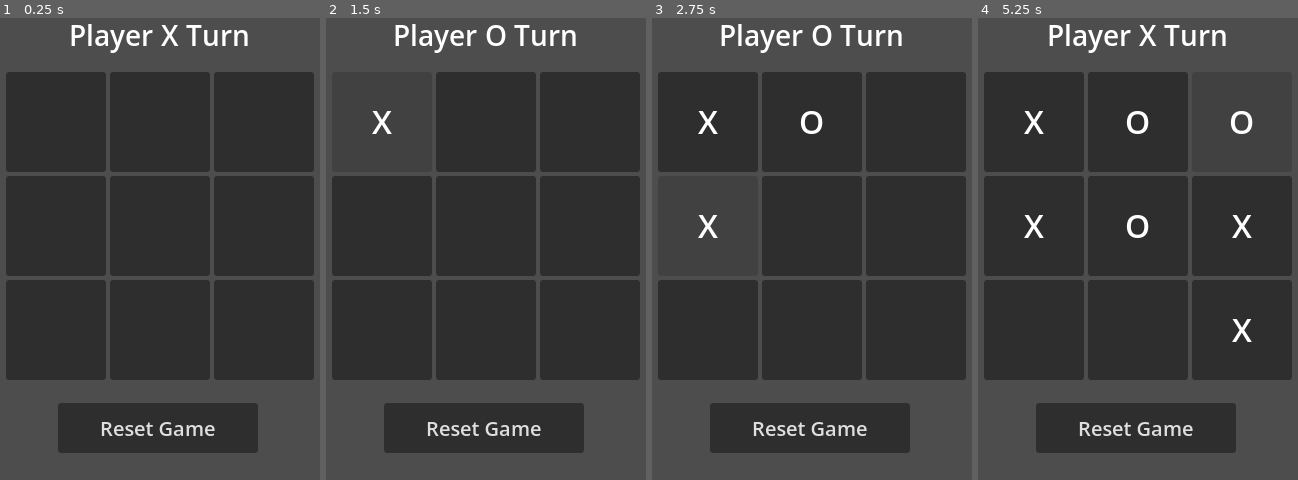
Above: before the commit, frames 1-4 (left to right).
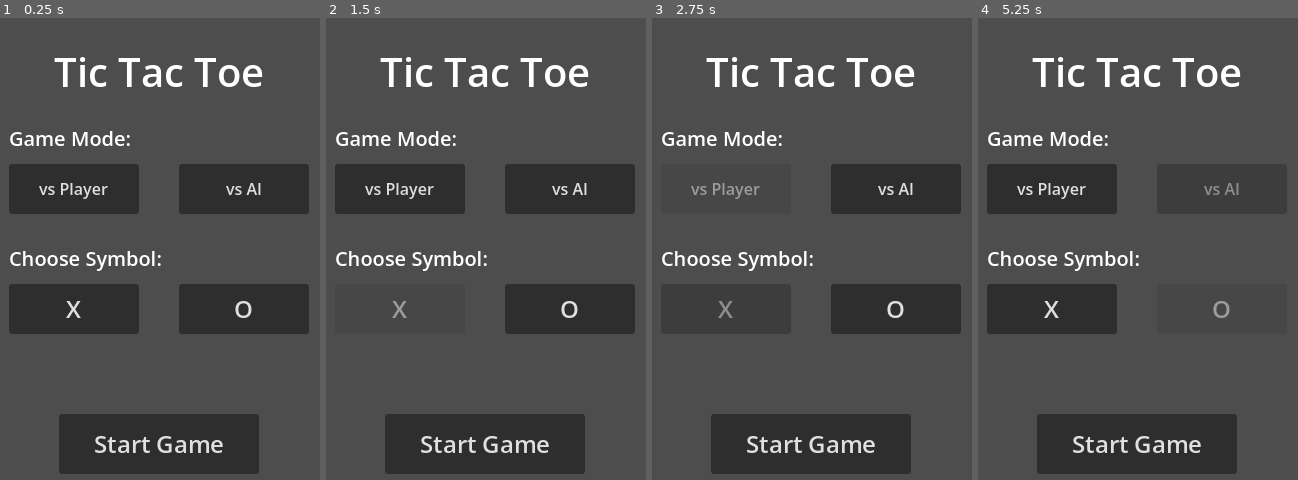
Above: after the commit, the same moments.

Repository: zwiktor/bbb-tic-tac-toe
Game: Godot game, scene res://scenes/Main scene.tscn
Two runs of this game, one before a commit and one after it. Both use one fixed random seed, a clock stepped at 60 frames per second and the inputs below. Before the commit the project starts from res://scenes/main_scene.tscn.
Inputs (mouse positions are in pixels of both pictures, inside the frame that each line leads up to):
- Up to frame 1 (0.25 s): no input
- Up to frame 2 (1.5 s): click (383, 124) at 0.52 s; click "X" at 1.25 s
- Up to frame 3 (2.75 s): click (725, 188) at 2 s, where only the run after the commit has a clickable "vs Player"
- Up to frame 4 (5.25 s): click "O" at 2.75 s; click (1221, 188) at 3.5 s, where only the run after the commit has a clickable "vs AI"; click (1240, 124) at 4.27 s; click "O" at 5 s

The runs differ from the first frame. In frame 1, 53% of the frame differs, in the area x 1-99%, y 1-99%; in frame 2, 52%; in frame 3, 50%; in frame 4, 51%.

Commit message:
feat: add menu and diffrent

Diff:
--- a/project.godot
+++ b/project.godot
@@ -11,7 +11,7 @@
 [application]
 
 config/name="Kołko i Krzyżyk"
-run/main_scene="uid://cw2otbexxx1ns"
+run/main_scene="uid://ulb1vyxc5efd"
 config/features=PackedStringArray("4.6", "GL Compatibility")
 config/icon="res://icon.svg"
 
--- /dev/null
+++ b/scenes/Main scene.tscn
@@ -0,0 +1,236 @@
+[gd_scene format=3 uid="uid://ulb1vyxc5efd"]
+
+[ext_resource type="Script" uid="uid://cnnmkujj8718m" path="res://scripts/board.gd" id="1_5u3o4"]
+
+[node name="Main scene" type="Control" unique_id=929944705]
+layout_mode = 3
+anchors_preset = 0
+offset_right = 400.0
+offset_bottom = 600.0
+script = ExtResource("1_5u3o4")
+
+[node name="MenuContainer" type="Control" parent="." unique_id=26246788]
+anchors_preset = 0
+offset_right = 400.0
+offset_bottom = 600.0
+
+[node name="TitleLabel" type="Label" parent="MenuContainer" unique_id=3847569]
+layout_mode = 0
+offset_left = 50.0
+offset_top = 50.0
+offset_right = 350.0
+offset_bottom = 100.0
+theme_override_font_sizes/font_size = 40
+text = "Tic Tac Toe"
+horizontal_alignment = 1
+
+[node name="ModeLabel" type="Label" parent="MenuContainer" unique_id=5832741]
+layout_mode = 0
+offset_left = 50.0
+offset_top = 130.0
+offset_right = 350.0
+offset_bottom = 160.0
+theme_override_font_sizes/font_size = 20
+text = "Game Mode:"
+
+[node name="ModeVsPlayerBtn" type="Button" parent="MenuContainer" unique_id=2948561]
+layout_mode = 0
+offset_left = 50.0
+offset_top = 170.0
+offset_right = 180.0
+offset_bottom = 220.0
+text = "vs Player"
+
+[node name="ModeVsAIBtn" type="Button" parent="MenuContainer" unique_id=5173956]
+layout_mode = 0
+offset_left = 220.0
+offset_top = 170.0
+offset_right = 350.0
+offset_bottom = 220.0
+text = "vs AI"
+
+[node name="SymbolLabel" type="Label" parent="MenuContainer" unique_id=1294837]
+layout_mode = 0
+offset_left = 50.0
+offset_top = 250.0
+offset_right = 350.0
+offset_bottom = 280.0
+theme_override_font_sizes/font_size = 20
+text = "Choose Symbol:"
+
+[node name="SymbolXBtn" type="Button" parent="MenuContainer" unique_id=3859402]
+layout_mode = 0
+offset_left = 50.0
+offset_top = 290.0
+offset_right = 180.0
+offset_bottom = 340.0
+theme_override_font_sizes/font_size = 24
+text = "X"
+
+[node name="SymbolOBtn" type="Button" parent="MenuContainer" unique_id=4729183]
+layout_mode = 0
+offset_left = 220.0
+offset_top = 290.0
+offset_right = 350.0
+offset_bottom = 340.0
+theme_override_font_sizes/font_size = 24
+text = "O"
+
+[node name="StartBtn" type="Button" parent="MenuContainer" unique_id=6284615]
+layout_mode = 0
+offset_left = 100.0
+offset_top = 420.0
+offset_right = 300.0
+offset_bottom = 480.0
+theme_override_font_sizes/font_size = 24
+text = "Start Game"
+
+[node name="GameContainer" type="Control" parent="." unique_id=443020082]
+visible = false
+anchors_preset = 0
+offset_right = 400.0
+offset_bottom = 600.0
+
+[node name="StatusLabel" type="Label" parent="GameContainer" unique_id=918491488]
+layout_mode = 0
+offset_left = 49.0
+offset_top = 22.0
+offset_right = 352.0
+offset_bottom = 62.0
+theme_override_font_sizes/font_size = 28
+text = "X's Turn"
+horizontal_alignment = 1
+
+[node name="GridContainer" type="GridContainer" parent="GameContainer" unique_id=1129811130]
+layout_mode = 0
+offset_left = 47.0
+offset_top = 78.0
+offset_right = 355.0
+offset_bottom = 386.0
+columns = 3
+
+[node name="Button" type="Button" parent="GameContainer/GridContainer" unique_id=480887271]
+custom_minimum_size = Vector2(100, 100)
+layout_mode = 2
+
+[node name="Label" type="Label" parent="GameContainer/GridContainer/Button" unique_id=1589623973]
+layout_mode = 1
+anchors_preset = -1
+offset_right = 100.0
+offset_bottom = 100.0
+theme_override_font_sizes/font_size = 32
+horizontal_alignment = 1
+vertical_alignment = 1
+
+[node name="Button2" type="Button" parent="GameContainer/GridContainer" unique_id=1191213472]
+custom_minimum_size = Vector2(100, 100)
+layout_mode = 2
+
+[node name="Label" type="Label" parent="GameContainer/GridContainer/Button2" unique_id=1132417518]
+layout_mode = 1
+anchors_preset = -1
+offset_right = 100.0
+offset_bottom = 100.0
+theme_override_font_sizes/font_size = 32
+horizontal_alignment = 1
+vertical_alignment = 1
+
+[node name="Button3" type="Button" parent="GameContainer/GridContainer" unique_id=1459478080]
+custom_minimum_size = Vector2(100, 100)
+layout_mode = 2
+
+[node name="Label" type="Label" parent="GameContainer/GridContainer/Button3" unique_id=348360279]
+layout_mode = 1
+anchors_preset = -1
+offset_right = 100.0
+offset_bottom = 100.0
+theme_override_font_sizes/font_size = 32
+horizontal_alignment = 1
+vertical_alignment = 1
+
+[node name="Button4" type="Button" parent="GameContainer/GridContainer" unique_id=1411204669]
+custom_minimum_size = Vector2(100, 100)
+layout_mode = 2
+
+[node name="Label" type="Label" parent="GameContainer/GridContainer/Button4" unique_id=1236056747]
+layout_mode = 1
+anchors_preset = -1
+offset_right = 100.0
+offset_bottom = 100.0
+theme_override_font_sizes/font_size = 32
+horizontal_alignment = 1
+vertical_alignment = 1
+
+[node name="Button5" type="Button" parent="GameContainer/GridContainer" unique_id=507903952]
+custom_minimum_size = Vector2(100, 100)
+layout_mode = 2
+
+[node name="Label" type="Label" parent="GameContainer/GridContainer/Button5" unique_id=1523079959]
+layout_mode = 1
+anchors_preset = -1
+offset_right = 100.0
+offset_bottom = 100.0
+theme_override_font_sizes/font_size = 32
+horizontal_alignment = 1
+vertical_alignment = 1
+
+[node name="Button6" type="Button" parent="GameContainer/GridContainer" unique_id=1871272337]
+custom_minimum_size = Vector2(100, 100)
+layout_mode = 2
+
+[node name="Label" type="Label" parent="GameContainer/GridContainer/Button6" unique_id=790711008]
+layout_mode = 1
+anchors_preset = -1
+offset_right = 100.0
+offset_bottom = 100.0
+theme_override_font_sizes/font_size = 32
+horizontal_alignment = 1
+vertical_alignment = 1
+
+[node name="Button7" type="Button" parent="GameContainer/GridContainer" unique_id=276860037]
+custom_minimum_size = Vector2(100, 100)
+layout_mode = 2
+
+[node name="Label" type="Label" parent="GameContainer/GridContainer/Button7" unique_id=1853044428]
+layout_mode = 1
+anchors_preset = -1
+offset_right = 100.0
+offset_bottom = 100.0
+theme_override_font_sizes/font_size = 32
+horizontal_alignment = 1
+vertical_alignment = 1
+
+[node name="Button8" type="Button" parent="GameContainer/GridContainer" unique_id=593756737]
+custom_minimum_size = Vector2(100, 100)
+layout_mode = 2
+
+[node name="Label" type="Label" parent="GameContainer/GridContainer/Button8" unique_id=213245958]
+layout_mode = 1
+anchors_preset = -1
+offset_right = 100.0
+offset_bottom = 100.0
+theme_override_font_sizes/font_size = 32
+horizontal_alignment = 1
+vertical_alignment = 1
+
+[node name="Button9" type="Button" parent="GameContainer/GridContainer" unique_id=878524233]
+custom_minimum_size = Vector2(100, 100)
+layout_mode = 2
+
+[node name="Label" type="Label" parent="GameContainer/GridContainer/Button9" unique_id=710550163]
+layout_mode = 1
+anchors_preset = -1
+offset_right = 100.0
+offset_bottom = 100.0
+theme_override_font_sizes/font_size = 32
+horizontal_alignment = 1
+vertical_alignment = 1
+
+[node name="ResetButton" type="Button" parent="GameContainer" unique_id=1170855359]
+layout_mode = 0
+offset_left = 99.0
+offset_top = 409.0
+offset_right = 299.0
+offset_bottom = 459.0
+theme_override_font_sizes/font_size = 20
+text = "Reset Game"
--- a/scenes/main_scene.tscn
+++ /dev/null
@@ -1,147 +0,0 @@
-[gd_scene format=3 uid="uid://cw2otbexxx1ns"]
-
-[ext_resource type="Script" uid="uid://cnnmkujj8718m" path="res://scripts/board.gd" id="1_w2twt"]
-
-[node name="Main scene" type="Node2D" unique_id=637186126]
-script = ExtResource("1_w2twt")
-
-[node name="StatusLabel" type="Label" parent="." unique_id=2051427835]
-offset_left = 49.0
-offset_top = 22.0
-offset_right = 352.0
-offset_bottom = 62.0
-theme_override_font_sizes/font_size = 28
-text = "X's Turn"
-horizontal_alignment = 1
-
-[node name="GridContainer" type="GridContainer" parent="." unique_id=637636817]
-offset_left = 47.0
-offset_top = 78.0
-offset_right = 355.0
-offset_bottom = 386.0
-columns = 3
-
-[node name="Button" type="Button" parent="GridContainer" unique_id=1431666873]
-custom_minimum_size = Vector2(100, 100)
-layout_mode = 2
-
-[node name="Label" type="Label" parent="GridContainer/Button" unique_id=244756550]
-layout_mode = 1
-anchors_preset = -1
-offset_right = 100.0
-offset_bottom = 100.0
-theme_override_font_sizes/font_size = 32
-horizontal_alignment = 1
-vertical_alignment = 1
-
-[node name="Button2" type="Button" parent="GridContainer" unique_id=1490617925]
-custom_minimum_size = Vector2(100, 100)
-layout_mode = 2
-
-[node name="Label" type="Label" parent="GridContainer/Button2" unique_id=464791961]
-layout_mode = 1
-anchors_preset = -1
-offset_right = 100.0
-offset_bottom = 100.0
-theme_override_font_sizes/font_size = 32
-horizontal_alignment = 1
-vertical_alignment = 1
-
-[node name="Button3" type="Button" parent="GridContainer" unique_id=449375042]
-custom_minimum_size = Vector2(100, 100)
-layout_mode = 2
-
-[node name="Label" type="Label" parent="GridContainer/Button3" unique_id=1384242698]
-layout_mode = 1
-anchors_preset = -1
-offset_right = 100.0
-offset_bottom = 100.0
-theme_override_font_sizes/font_size = 32
-horizontal_alignment = 1
-vertical_alignment = 1
-
-[node name="Button4" type="Button" parent="GridContainer" unique_id=1915611704]
-custom_minimum_size = Vector2(100, 100)
-layout_mode = 2
-
-[node name="Label" type="Label" parent="GridContainer/Button4" unique_id=1790923714]
-layout_mode = 1
-anchors_preset = -1
-offset_right = 100.0
-offset_bottom = 100.0
-theme_override_font_sizes/font_size = 32
-horizontal_alignment = 1
-vertical_alignment = 1
-
-[node name="Button5" type="Button" parent="GridContainer" unique_id=1545113224]
-custom_minimum_size = Vector2(100, 100)
-layout_mode = 2
-
-[node name="Label" type="Label" parent="GridContainer/Button5" unique_id=208257308]
-layout_mode = 1
-anchors_preset = -1
-offset_right = 100.0
-offset_bottom = 100.0
-theme_override_font_sizes/font_size = 32
-horizontal_alignment = 1
-vertical_alignment = 1
-
-[node name="Button6" type="Button" parent="GridContainer" unique_id=1477376787]
-custom_minimum_size = Vector2(100, 100)
-layout_mode = 2
-
-[node name="Label" type="Label" parent="GridContainer/Button6" unique_id=431068773]
-layout_mode = 1
-anchors_preset = -1
-offset_right = 100.0
-offset_bottom = 100.0
-theme_override_font_sizes/font_size = 32
-horizontal_alignment = 1
-vertical_alignment = 1
-
-[node name="Button7" type="Button" parent="GridContainer" unique_id=1271242570]
-custom_minimum_size = Vector2(100, 100)
-layout_mode = 2
-
-[node name="Label" type="Label" parent="GridContainer/Button7" unique_id=142300443]
-layout_mode = 1
-anchors_preset = -1
-offset_right = 100.0
-offset_bottom = 100.0
-theme_override_font_sizes/font_size = 32
-horizontal_alignment = 1
-vertical_alignment = 1
-
-[node name="Button8" type="Button" parent="GridContainer" unique_id=1788071232]
-custom_minimum_size = Vector2(100, 100)
-layout_mode = 2
-
-[node name="Label" type="Label" parent="GridContainer/Button8" unique_id=1440000105]
-layout_mode = 1
-anchors_preset = -1
-offset_right = 100.0
-offset_bottom = 100.0
-theme_override_font_sizes/font_size = 32
-horizontal_alignment = 1
-vertical_alignment = 1
-
-[node name="Button9" type="Button" parent="GridContainer" unique_id=291643085]
-custom_minimum_size = Vector2(100, 100)
-layout_mode = 2
-
-[node name="Label" type="Label" parent="GridContainer/Button9" unique_id=1774137527]
-layout_mode = 1
-anchors_preset = -1
-offset_right = 100.0
-offset_bottom = 100.0
-theme_override_font_sizes/font_size = 32
-horizontal_alignment = 1
-vertical_alignment = 1
-
-[node name="ResetButton" type="Button" parent="." unique_id=-1170399406]
-offset_left = 99.0
-offset_top = 409.0
-offset_right = 299.0
-offset_bottom = 459.0
-theme_override_font_sizes/font_size = 20
-text = "Reset Game"
--- a/scripts/board.gd
+++ b/scripts/board.gd
@@ -6,30 +6,85 @@
 var game_over: bool = false
 var ai_player = preload("res://scripts/ai_player.gd").new()
 
+# Ustawienia gry z menu
+var game_mode: String = "vs_ai"  # "vs_player" lub "vs_ai"
+var player_symbol: int = 1  # 1=X, 2=O (symbol gracza)
+var selected_mode: String = ""
+var selected_symbol: int = 0
+
 func _ready() -> void:
-	# Inicjalizuj planszę
-	reset_game()
-
-	# Połącz przyciski
+	# Ukryj GameContainer na start (menu vidoczne)
+	get_node("GameContainer").visible = false
+
+	# Połącz przyciski menu
+	get_node("MenuContainer/ModeVsPlayerBtn").pressed.connect(_on_mode_vs_player)
+	get_node("MenuContainer/ModeVsAIBtn").pressed.connect(_on_mode_vs_ai)
+	get_node("MenuContainer/SymbolXBtn").pressed.connect(_on_symbol_x)
+	get_node("MenuContainer/SymbolOBtn").pressed.connect(_on_symbol_o)
+	get_node("MenuContainer/StartBtn").pressed.connect(_on_start_game)
+
+	# Połącz przyciski gry (GameContainer)
 	for i in range(3):
 		for j in range(3):
 			var button_index = i * 3 + j
 			var button_name = "Button" if button_index == 0 else "Button%d" % (button_index + 1)
-			var button = get_node("GridContainer/%s" % button_name)
+			var button = get_node("GameContainer/GridContainer/%s" % button_name)
 			button.pressed.connect(_on_button_pressed.bindv([i, j]))
 
 	# Połącz reset button
-	var reset_btn = get_node("ResetButton")
+	var reset_btn = get_node("GameContainer/ResetButton")
 	reset_btn.pressed.connect(_on_reset_pressed)
 
-	update_ui()
+# Menu - Wybór trybu vs Player
+func _on_mode_vs_player() -> void:
+	selected_mode = "vs_player"
+	get_node("MenuContainer/ModeVsPlayerBtn").modulate.a = 0.5
+	get_node("MenuContainer/ModeVsAIBtn").modulate.a = 1.0
+
+# Menu - Wybór trybu vs AI
+func _on_mode_vs_ai() -> void:
+	selected_mode = "vs_ai"
+	get_node("MenuContainer/ModeVsAIBtn").modulate.a = 0.5
+	get_node("MenuContainer/ModeVsPlayerBtn").modulate.a = 1.0
+
+# Menu - Wybór symbolu X
+func _on_symbol_x() -> void:
+	selected_symbol = 1
+	get_node("MenuContainer/SymbolXBtn").modulate.a = 0.5
+	get_node("MenuContainer/SymbolOBtn").modulate.a = 1.0
+
+# Menu - Wybór symbolu O
+func _on_symbol_o() -> void:
+	selected_symbol = 2
+	get_node("MenuContainer/SymbolOBtn").modulate.a = 0.5
+	get_node("MenuContainer/SymbolXBtn").modulate.a = 1.0
+
+# Menu - Start gry
+func _on_start_game() -> void:
+	if selected_mode == "" or selected_symbol == 0:
+		return
+
+	game_mode = selected_mode
+	player_symbol = selected_symbol
+
+	# Ukryj menu, pokaż grę
+	get_node("MenuContainer").visible = false
+	get_node("GameContainer").visible = true
+
+	# Resetuj i zacznij grę
+	reset_game()
 
 func _process(delta: float) -> void:
 	pass
 
-# Obsługa kliknięcia przycisku
+# Obsługa kliknięcia przycisku gry
 func _on_button_pressed(x: int, y: int) -> void:
 	if game_over:
+		return
+
+	# W trybie vs_player, gracz może grać jako obecny gracz
+	# W trybie vs_ai, tylko gdy gracz ma swoją turę
+	if game_mode == "vs_ai" and current_player != player_symbol:
 		return
 
 	if make_move(x, y, current_player):
@@ -39,12 +94,12 @@
 		var winner = get_winner()
 		if winner != 0:
 			game_over = true
-			get_node("StatusLabel").text = "Player %s WINS!" % ("X" if winner == 1 else "O")
+			get_node("GameContainer/StatusLabel").text = "Player %s WINS!" % ("X" if winner == 1 else "O")
 			return
 
 		if is_draw():
 			game_over = true
-			get_node("StatusLabel").text = "It's a DRAW!"
+			get_node("GameContainer/StatusLabel").text = "It's a DRAW!"
 			return
 
 		# Zmiana gracza
@@ -52,8 +107,8 @@
 		update_ui()
 
 		# Jeśli AI ma zagrać
-		if current_player == 2:
-			await get_tree().create_timer(1).timeout
+		if game_mode == "vs_ai" and current_player != player_symbol:
+			await get_tree().create_timer(0.5).timeout
 			_ai_make_move()
 
 # AI wykonuje ruch
@@ -76,16 +131,16 @@
 		var winner = get_winner()
 		if winner != 0:
 			game_over = true
-			get_node("StatusLabel").text = "Player %s WINS!" % ("X" if winner == 1 else "O")
+			get_node("GameContainer/StatusLabel").text = "Player %s WINS!" % ("X" if winner == 1 else "O")
 			return
 
 		if is_draw():
 			game_over = true
-			get_node("StatusLabel").text = "It's a DRAW!"
+			get_node("GameContainer/StatusLabel").text = "It's a DRAW!"
 			return
 
 		# Zmiana gracza
-		current_player = 1
+		current_player = 2 if current_player == 1 else 1
 		update_ui()
 
 # Obsługa reset buttona
@@ -103,22 +158,26 @@
 		for j in range(3):
 			var button_index = i * 3 + j
 			var button_name = "Button" if button_index == 0 else "Button%d" % (button_index + 1)
-			var button = get_node("GridContainer/%s" % button_name)
+			var button = get_node("GameContainer/GridContainer/%s" % button_name)
 			if button.has_node("Label"):
 				button.get_node("Label").text = ""
 
 	update_ui()
+
+	# Jeśli AI zaczyna (gracz wybrał O)
+	if game_mode == "vs_ai" and player_symbol == 2:
+		_ai_make_move()
 
 # Aktualizuj UI
 func update_ui() -> void:
 	if not game_over:
-		get_node("StatusLabel").text = "Player %s Turn" % ("X" if current_player == 1 else "O")
+		get_node("GameContainer/StatusLabel").text = "Player %s Turn" % ("X" if current_player == 1 else "O")
 
 # Aktualizuj label przycisku
 func update_button_ui(x: int, y: int) -> void:
 	var button_index = x * 3 + y
 	var button_name = "Button" if button_index == 0 else "Button%d" % (button_index + 1)
-	var button = get_node("GridContainer/%s" % button_name)
+	var button = get_node("GameContainer/GridContainer/%s" % button_name)
 	var symbol = "X" if board[x][y] == 1 else "O"
 	if button.has_node("Label"):
 		button.get_node("Label").text = symbol
